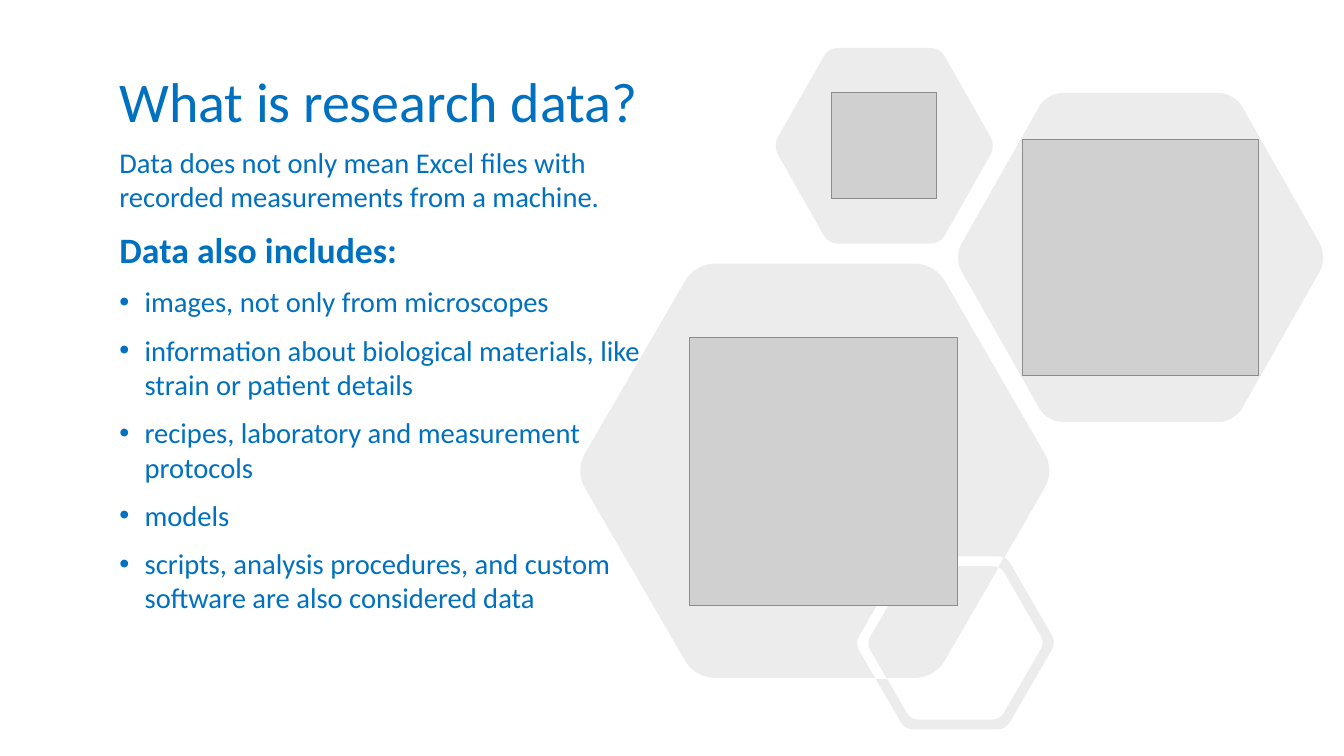
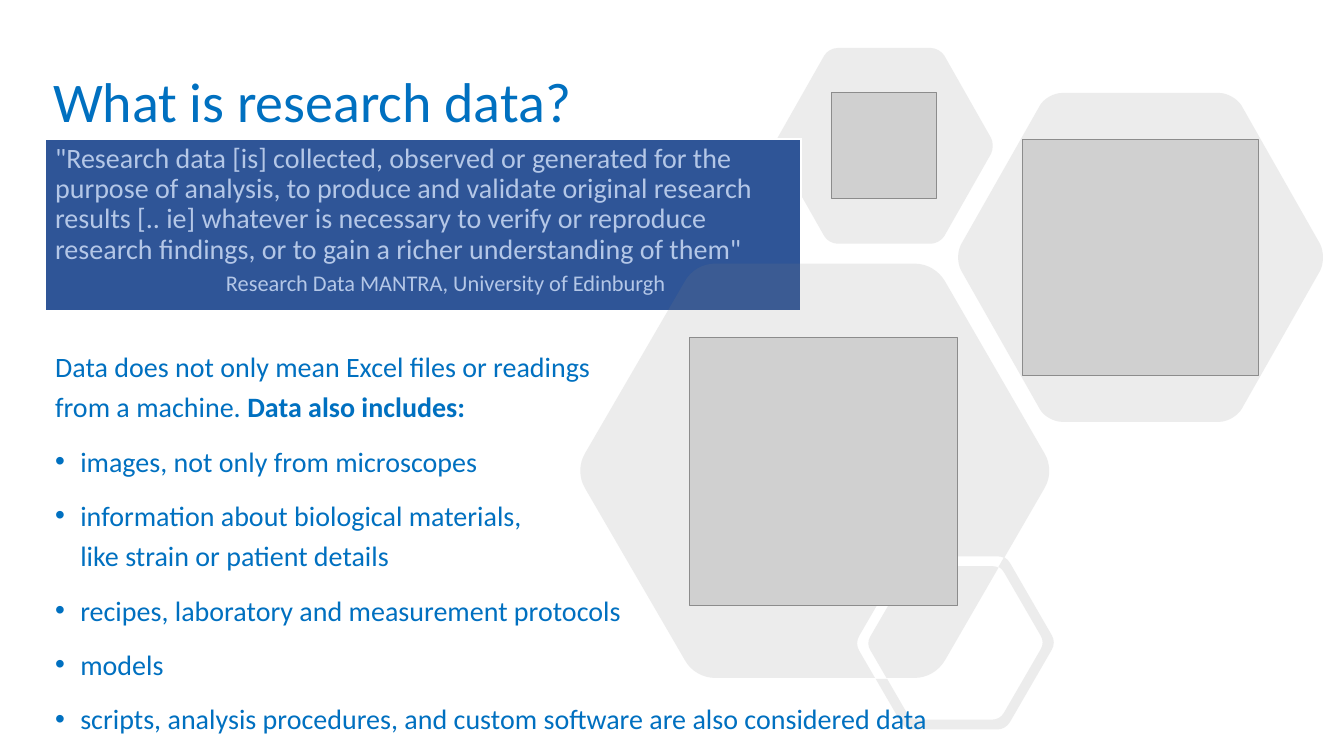
Before and after one commit to carpentries-incubator/fair-for-leaders, a slide deck: slide 3 of instructors/02-Being_FAIR.pptx. Drawn at 1344x756 pixels with LibreOffice and Linux fonts; fonts in the diff are those of the drawing; grey boxes stand for pictures; background and template pictures are left out. Boxes give left, top, right and bottom in pixels: in the first picture for what was removed or moved away, otherwise in the second. Text is boxed around its words. In the diff, an @@ line names an element or a change of style, - is before the commit and + after.

Commit message:
combined two slides on what is data

```diff
--- a/instructors/02-Being_FAIR.pptx
+++ b/instructors/02-Being_FAIR.pptx
@@ title "What is research data?": place and size @@
-title "What is research data?" at box(119, 83, 637, 123)
+title "What is research data?" at box(53, 83, 571, 123)
@@ text added at box(45, 139, 802, 312), fill #2F5597, outline #FFFFFF 1.5 pt, 20 pt, text #B4C7E7 @@
+"Research data [is] collected, observed or generated for the purpose of analysis, to produce and validate original research results [.. ie] whatever is necessary to verify or reproduce research findings, or to gain a richer understanding of them"
+  Research Data MANTRA, University of Edinburgh
@@ text "Data does not only mean ...": place and size @@
-text "Data does not only mean ..." at box(119, 153, 639, 609)
+text "Data does not only mean ..." at box(55, 357, 926, 734)
@@ text at box(55, 357, 590, 418): text changed; size 20.4 to 20 pt @@
-Data does not only mean Excel files with recorded measurements from a machine.
-Data also includes:
+Data does not only mean Excel files or readings
+from a machine. Data also includes:
@@ text at box(80, 452, 926, 734): size 20.4 to 20 pt in "images, not only from microscopes", "information about biological materials, like strain or ...", "recipes, laboratory and measurement protocols", "models" and 1 more places; line spacing 1 to 1.2 @@
```
Also in this commit, not shown: 4 other slides changed.
